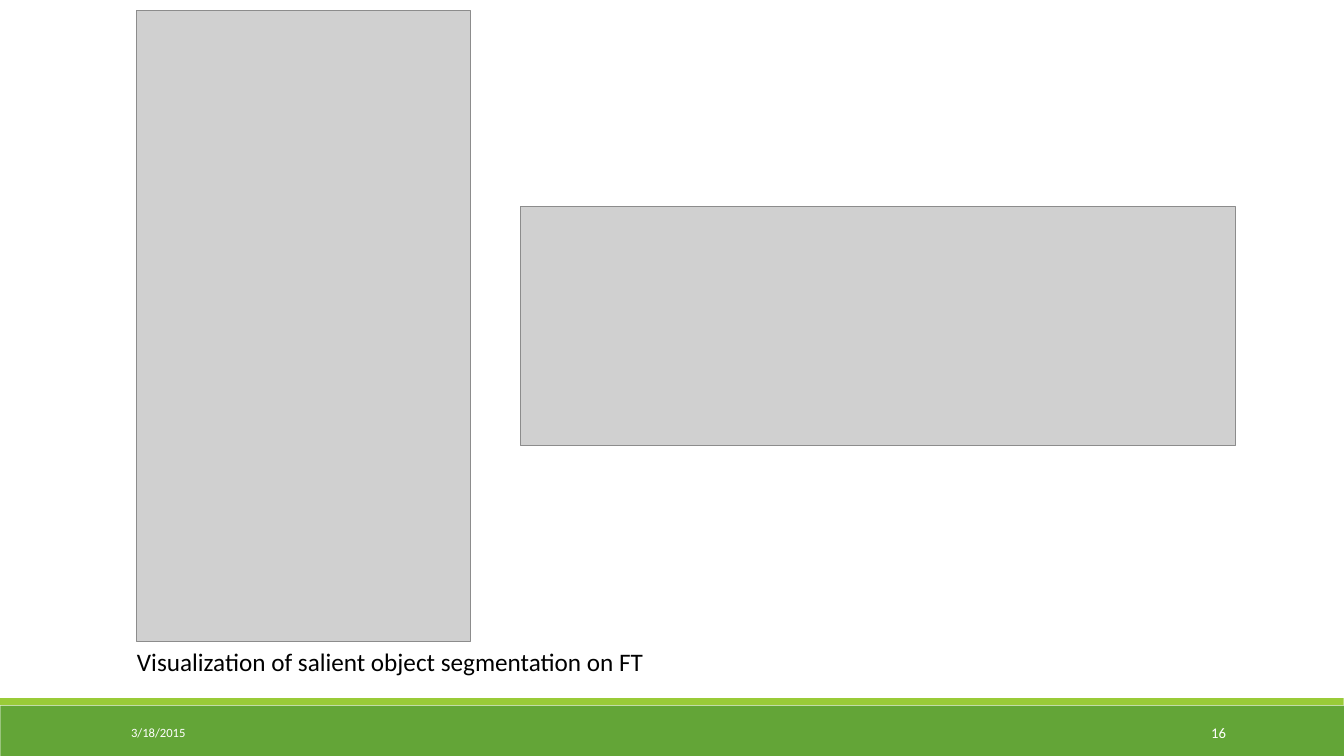
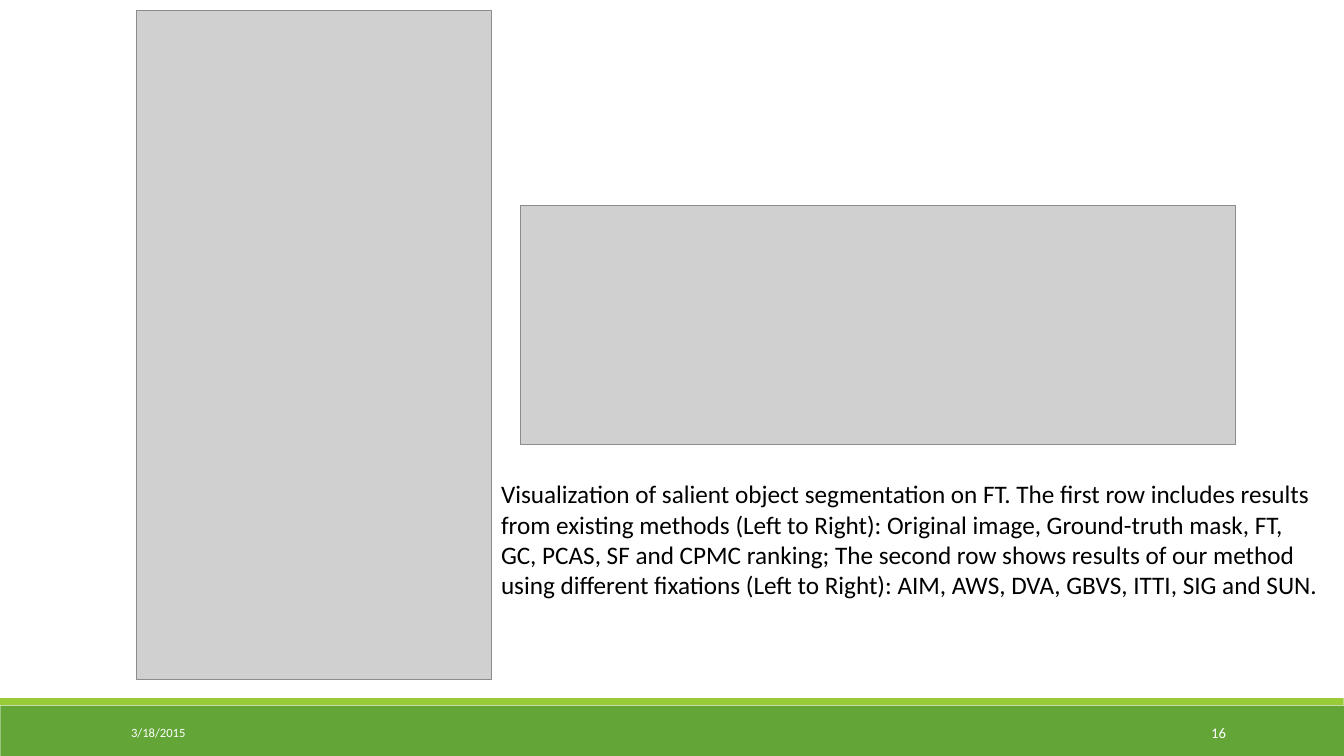
Before and after one commit to kanirudh54/VideoProcessing-INF6803, a slide deck: slide 16 of Presentation/The Secrets of Salient Object Segmentation.pptx. Drawn at 1344x756 pixels with LibreOffice and Linux fonts; fonts in the diff are those of the drawing; grey boxes stand for pictures. Boxes give left, top, right and bottom in pixels: in the first picture for what was removed or moved away, otherwise in the second. Text is boxed around its words. In the diff, an @@ line names an element or a change of style, - is before the commit and + after.

```diff
--- a/Presentation/The Secrets of Salient Object Segmentation.pptx
+++ b/Presentation/The Secrets of Salient Object Segmentation.pptx
@@ picture: place and size @@
-picture at box(136, 11, 471, 642)
+picture at box(136, 11, 491, 681)
@@ text at box(501, 485, 1316, 599): text changed @@
-Visualization of salient object segmentation on FT
+Visualization of salient object segmentation on FT. The first row includes results from existing methods (Left to Right): Original image, Ground-truth mask, FT, GC, PCAS, SF and CPMC ranking; The second row shows results of our method using different fixations (Left to Right): AIM, AWS, DVA, GBVS, ITTI, SIG and SUN.
```
Also in this commit, not shown: 6 other slides changed, 1 other file.
